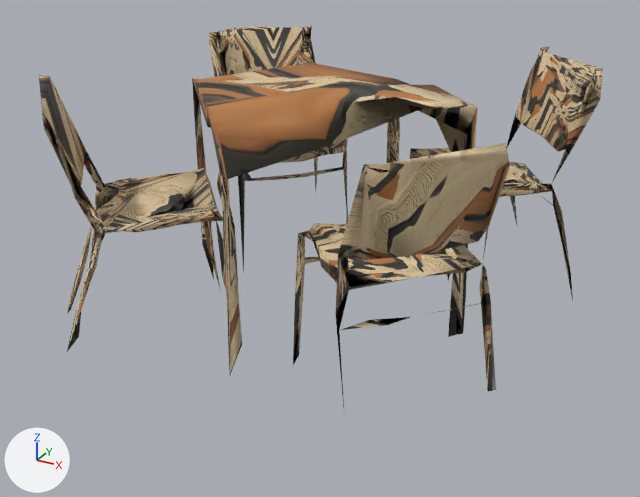
Before and after pictures for a commit that changed the glTF model projects/new-thumamah/assets/models/dining-set.glb.
The view is the same before and after, from a 50 mm lens placed at (0.84, -1.556, 0.657), pointed at (0.009, -0.045, -0.099). Lighting does not change. The marker at lower left points along +X, +Y and +Z. The older version comes first.

Names of what the first picture shows: 'tripo_node_4e5e0ed5-7efd-4a0e-ad93-a70e4cceff74'.
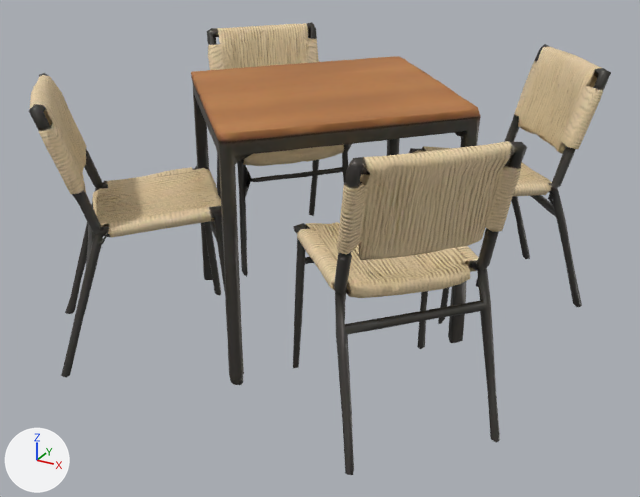
Boxes (x1, y1, x2, y2) around the edits, measured in the pictures (640 x 497 px):
```json
{"object": "tripo_node_4e5e0ed5-7efd-4a0e-ad93-a70e4cceff74", "change": "reshaped", "before": [39, 26, 603, 418], "after": [29, 22, 611, 475], "on screen": "16% taller"}
{"part": 1, "of": "me_tripo_mesh_4e5e0ed5_7efd_4a0e_ad93_a70e4cceff74", "change": "added", "after": [29, 22, 611, 475], "on screen": "beige"}
{"part": 2, "of": "me_tripo_mesh_4e5e0ed5_7efd_4a0e_ad93_a70e4cceff74", "change": "surface changed", "before": [92, 32, 551, 350], "after": [92, 32, 551, 350]}
```

Edits to the scene script, one JSON object a line:
```json
{"block": "me_tripo_mesh_4e5e0ed5_7efd_4a0e_ad93_a70e4cceff74", "where": "# used by ob_tripo_node_4e5e0ed5_7efd_4a0e_ad93_a70e4cceff74; location = (0.0, 0.0, 0.0)"}
{"op": "remove", "block": "me_tripo_mesh_4e5e0ed5_7efd_4a0e_ad93_a70e4cceff74", "code": "me_tripo_mesh_4e5e0ed5_7efd_4a0e_ad93_a70e4cceff74.from_pydata(...)  # 515 vertices, 1104 faces; spans x -0.496..0.484, y -0.482..0.483, z -0.266..0.268"}
{"op": "add", "block": "me_tripo_mesh_4e5e0ed5_7efd_4a0e_ad93_a70e4cceff74", "code": "me_tripo_mesh_4e5e0ed5_7efd_4a0e_ad93_a70e4cceff74.from_pydata(...)  # 5462 vertices, 11128 faces; spans x -0.499..0.499, y -0.5..0.5, z -0.271..0.271"}
{"block": "me_tripo_mesh_4e5e0ed5_7efd_4a0e_ad93_a70e4cceff74", "change": "me_tripo_mesh_4e5e0ed5_7efd_4a0e_ad93_a70e4cceff74 part 1: 4947 vertices added at x -0.499..0.499, y -0.5..0.5, z -0.271..0.271"}
{"block": "me_tripo_mesh_4e5e0ed5_7efd_4a0e_ad93_a70e4cceff74", "change": "me_tripo_mesh_4e5e0ed5_7efd_4a0e_ad93_a70e4cceff74 part 2: 36 kept faces spanning x -0.48..0.44, y -0.445..0.351, z -0.262..0.264 get new texture (UV) coordinates"}
```
